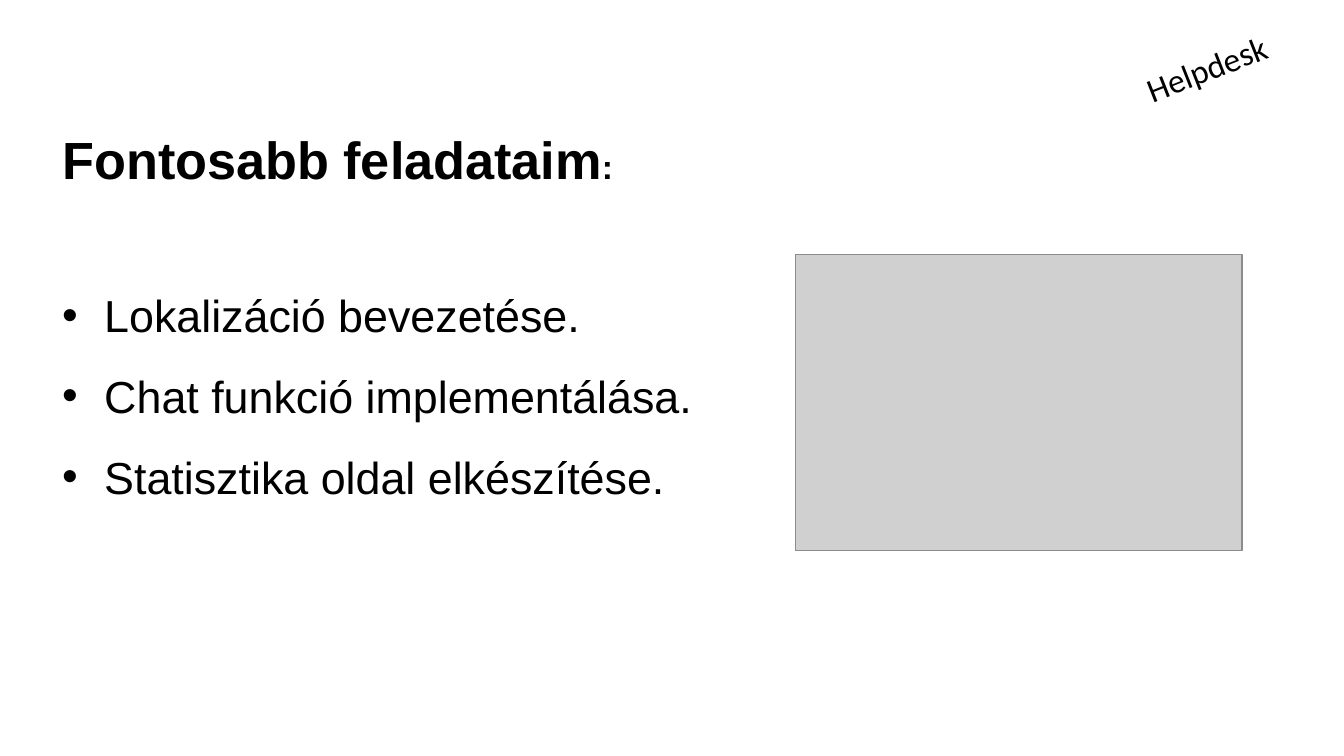
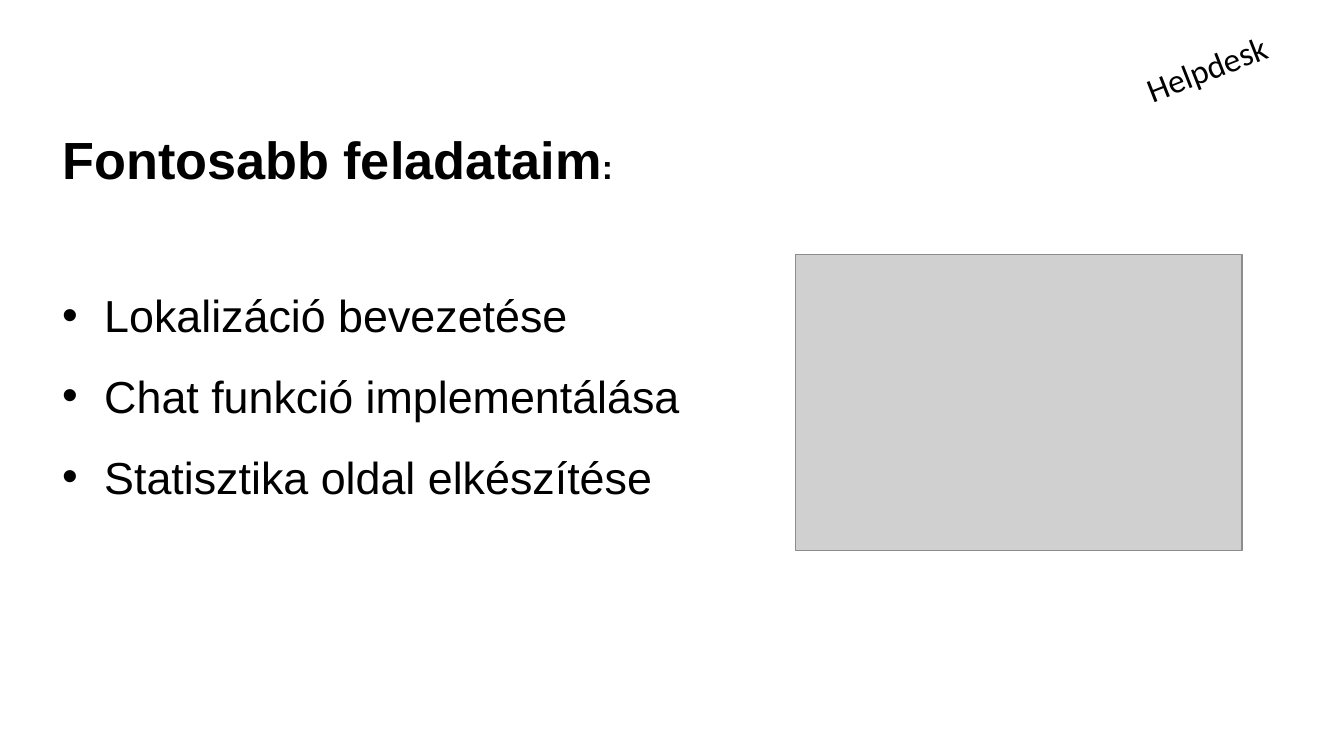
Before and after one commit to schonherz-java-ee-2016-q4/project, a slide deck: slide 5 of presentation/Helpdesk/Németh Marcell/marcell_nemeth.pptx. Drawn at 1344x756 pixels with LibreOffice and Linux fonts; fonts in the diff are those of the drawing; grey boxes stand for pictures; background and template pictures are left out. Boxes give left, top, right and bottom in pixels: in the first picture for what was removed or moved away, otherwise in the second. Text is boxed around its words. In the diff, an @@ line names an element or a change of style, - is before the commit and + after.

```diff
--- a/presentation/Helpdesk/Németh Marcell/marcell_nemeth.pptx
+++ b/presentation/Helpdesk/Németh Marcell/marcell_nemeth.pptx
@@ text at [104,299,680,495]: text changed @@
-• Lokalizáció bevezetése.
-• Chat funkció implementálása.
-• Statisztika oldal elkészítése.
+• Lokalizáció bevezetése
+• Chat funkció implementálása
+• Statisztika oldal elkészítése
```
Also in this commit, not shown: 6 other slides changed.
